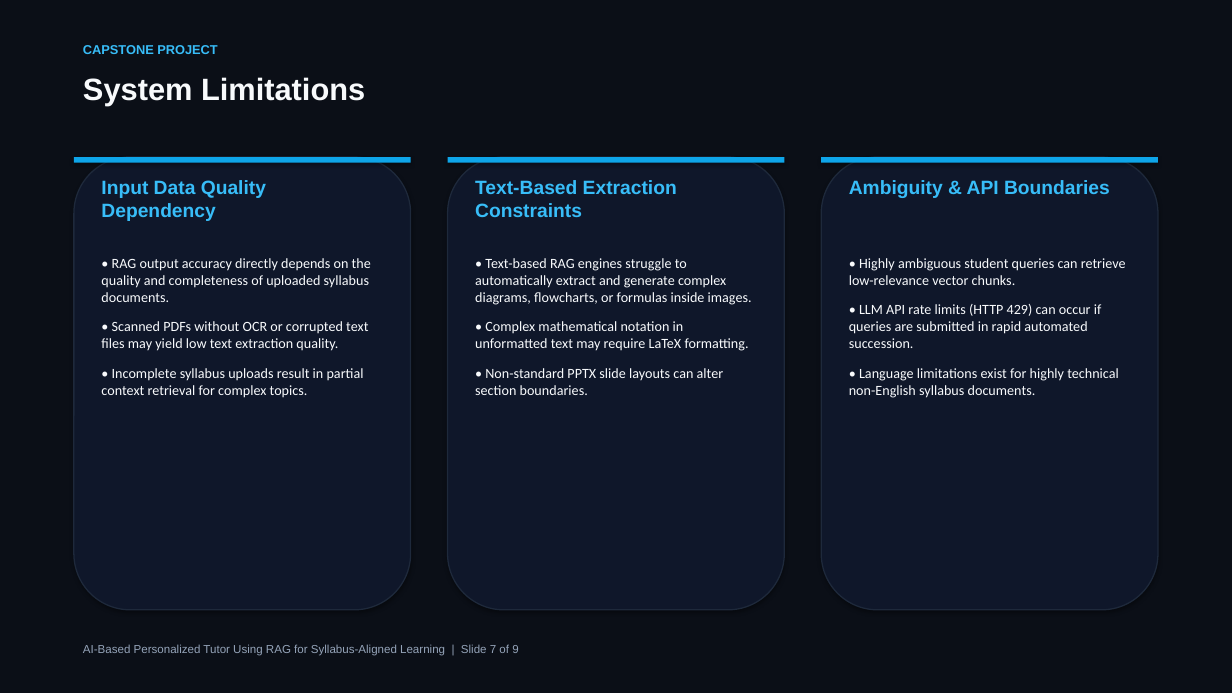
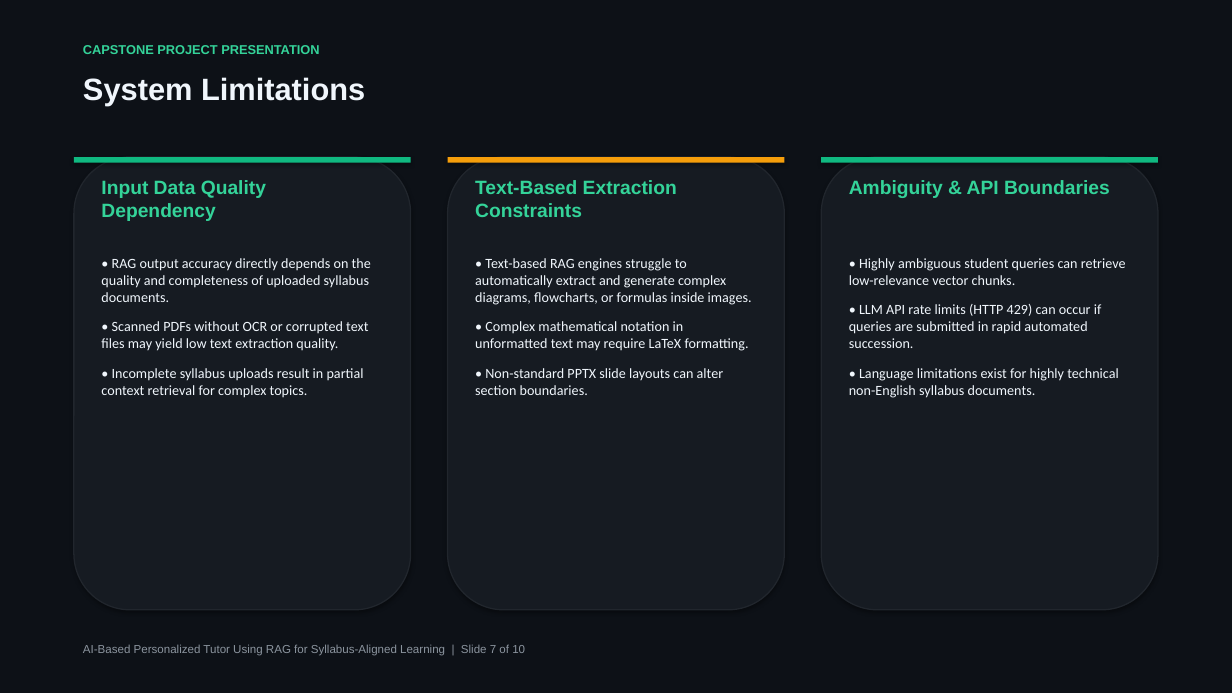
Before and after one commit to chaitanyaP14/AI_Tutor, a slide deck: slide 7 of AI_Tutor_Capstone_Presentation.pptx. Drawn at 1232x693 pixels with LibreOffice and Linux fonts; fonts in the diff are those of the drawing. Boxes give left, top, right and bottom in pixels: in the first picture for what was removed or moved away, otherwise in the second. Text is boxed around its words. In the diff, an @@ line names an element or a change of style, - is before the commit and + after.

```diff
--- a/AI_Tutor_Capstone_Presentation.pptx
+++ b/AI_Tutor_Capstone_Presentation.pptx
@@ background #0B0F17 to #0D1117 @@
@@ text at (83,45,319,54): text changed; text colour #38BDF8 to #34D399 @@
-CAPSTONE PROJECT
+CAPSTONE PROJECT PRESENTATION
@@ rectangle at (74,157,410,163): fill #0EA5E9 to #10B981 @@
@@ rectangle at (447,157,784,163): fill #0EA5E9 to #F59E0B @@
@@ fill #0F172A to #161B22; outline #1E293B 1 pt to #21262D 1 pt in 3 elements at (74,157,410,610), (447,157,784,610), (822,157,1158,610) @@
@@ rectangle at (822,157,1158,163): fill #0EA5E9 to #10B981 @@
@@ text colour #38BDF8 to #34D399 in 3 elements at (101,180,266,221), (475,180,677,217), (849,180,1110,198) @@
@@ text "• RAG output accuracy directly ..." at (101,258,371,398): text colour #F8FAFC to #F0F6FC @@
@@ text at (83,644,525,656): text changed; text colour #94A3B8 to #8B949E @@
-AI-Based Personalized Tutor Using RAG for Syllabus-Aligned Learning | Slide 7 of 9
+AI-Based Personalized Tutor Using RAG for Syllabus-Aligned Learning | Slide 7 of 10
```
Also in this commit, not shown: 8 other slides changed, 1 slide added, 4 other files.
